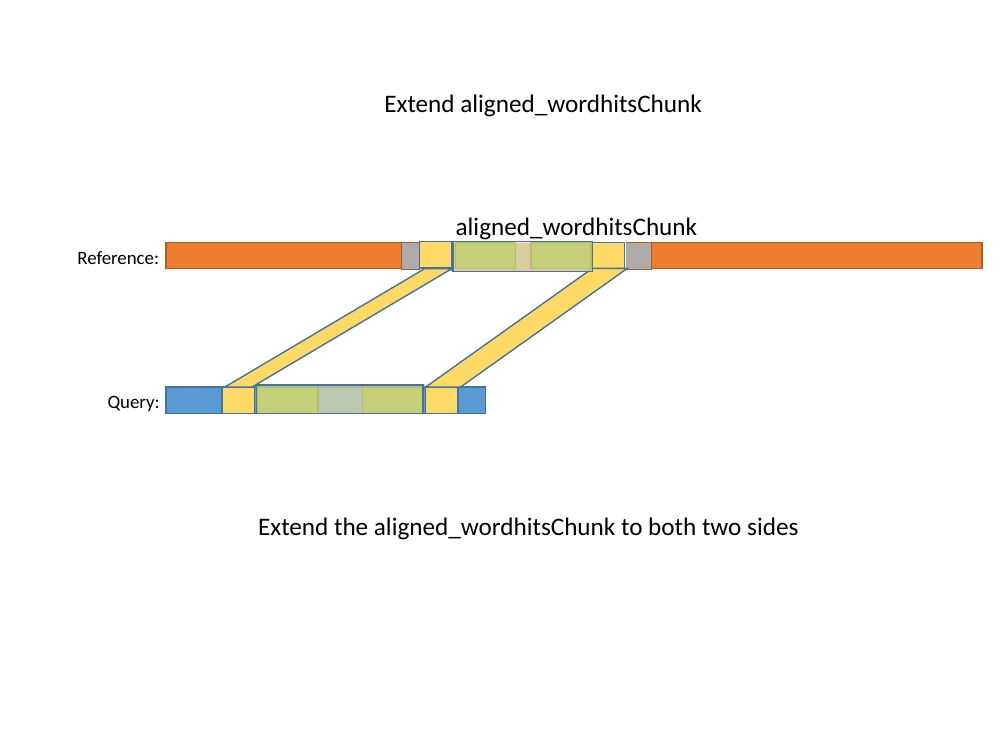
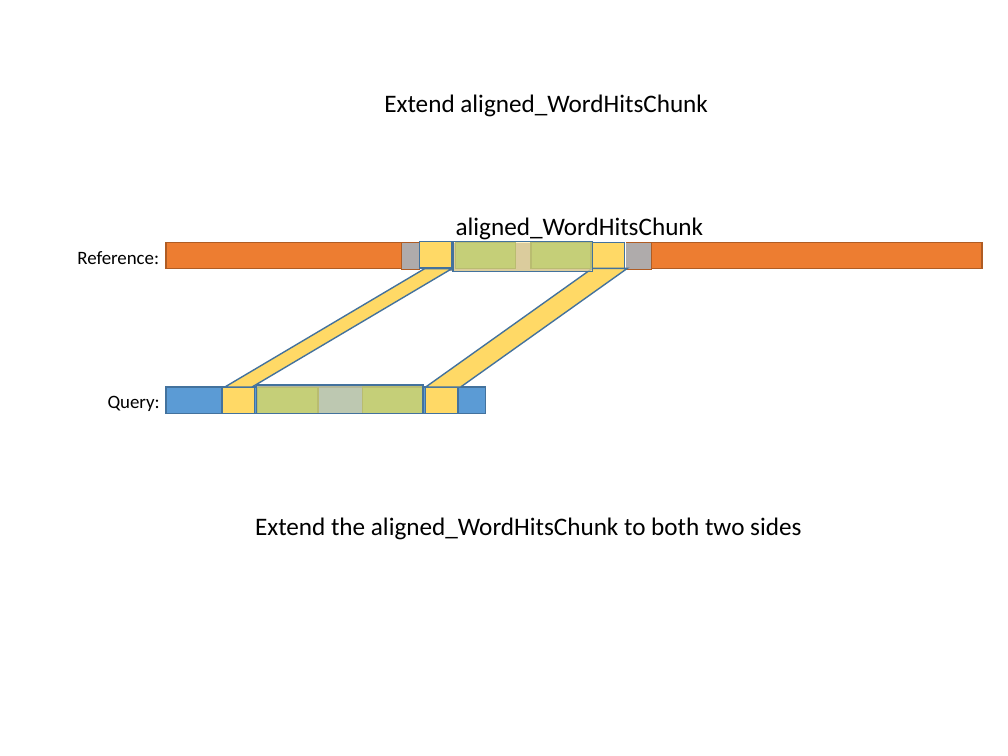
Before and after one commit to ganyfml/olegosa2, a slide deck: slide 8 of doc/Olego_SA.pptx. Drawn at 1008x756 pixels with LibreOffice and Linux fonts; fonts in the diff are those of the drawing. Boxes give left, top, right and bottom in pixels: in the first picture for what was removed or moved away, otherwise in the second. Text is boxed around its words. In the diff, an @@ line names an element or a change of style, - is before the commit and + after.

```diff
--- a/doc/Olego_SA.pptx
+++ b/doc/Olego_SA.pptx
@@ text at box(384, 94, 707, 117): text changed @@
-Extend aligned_wordhitsChunk
+Extend aligned_WordHitsChunk
@@ text at box(456, 217, 704, 240): text changed @@
-aligned_wordhitsChunk
+aligned_WordHitsChunk
@@ text at box(255, 517, 801, 540): text changed @@
-Extend the aligned_wordhitsChunk to both two sides
+Extend the aligned_WordHitsChunk to both two sides
```
Also in this commit, not shown: 7 other slides changed.
